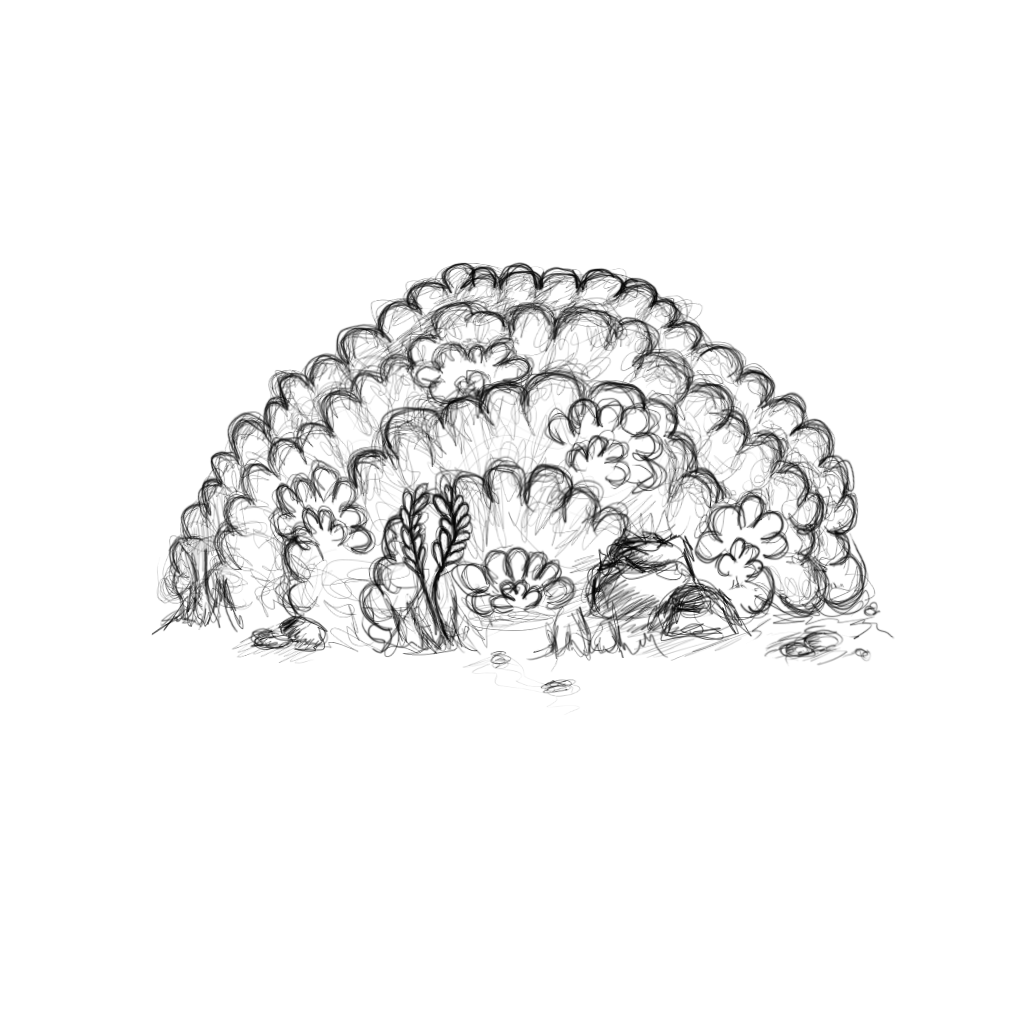
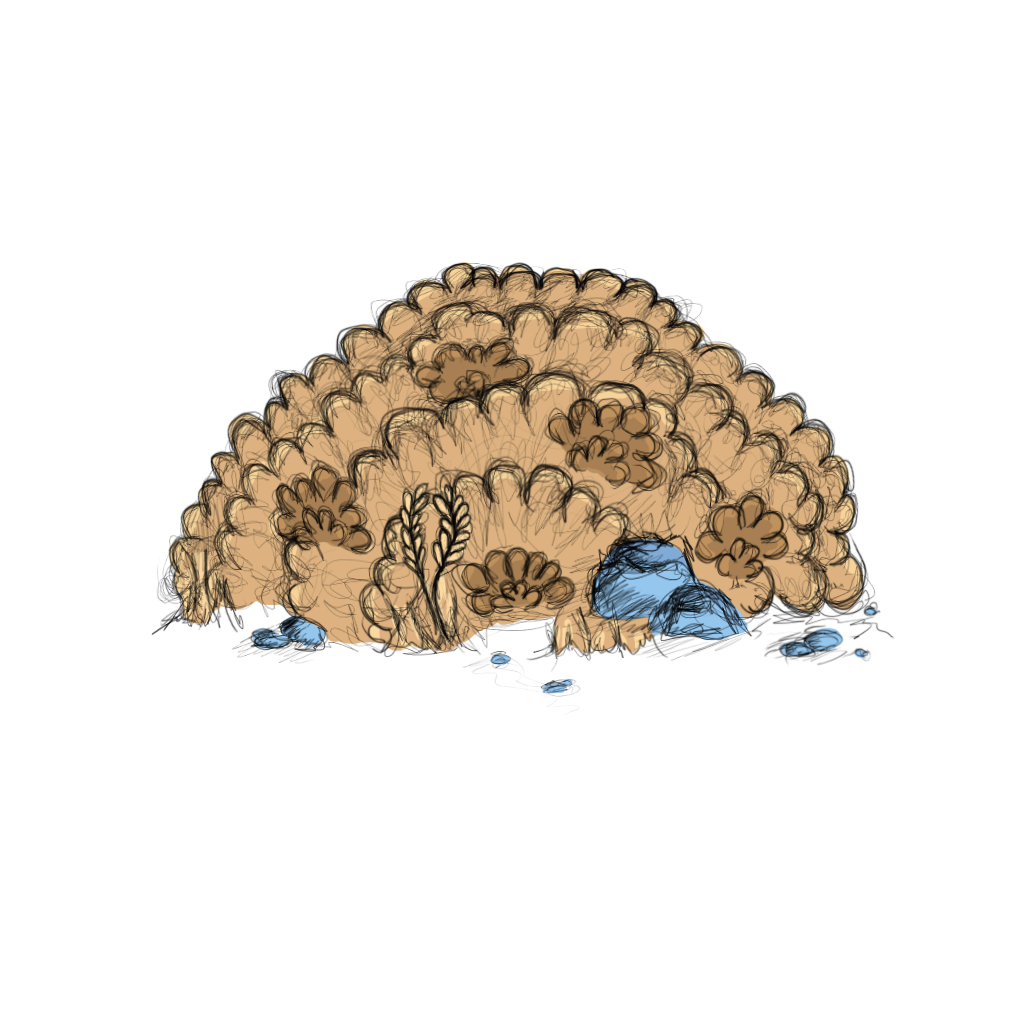
The second 1024x1024 image is a revision of the first. Changes to its layers:
added layer "colour" above "grass" over left=168, top=261, right=876, bottom=694
